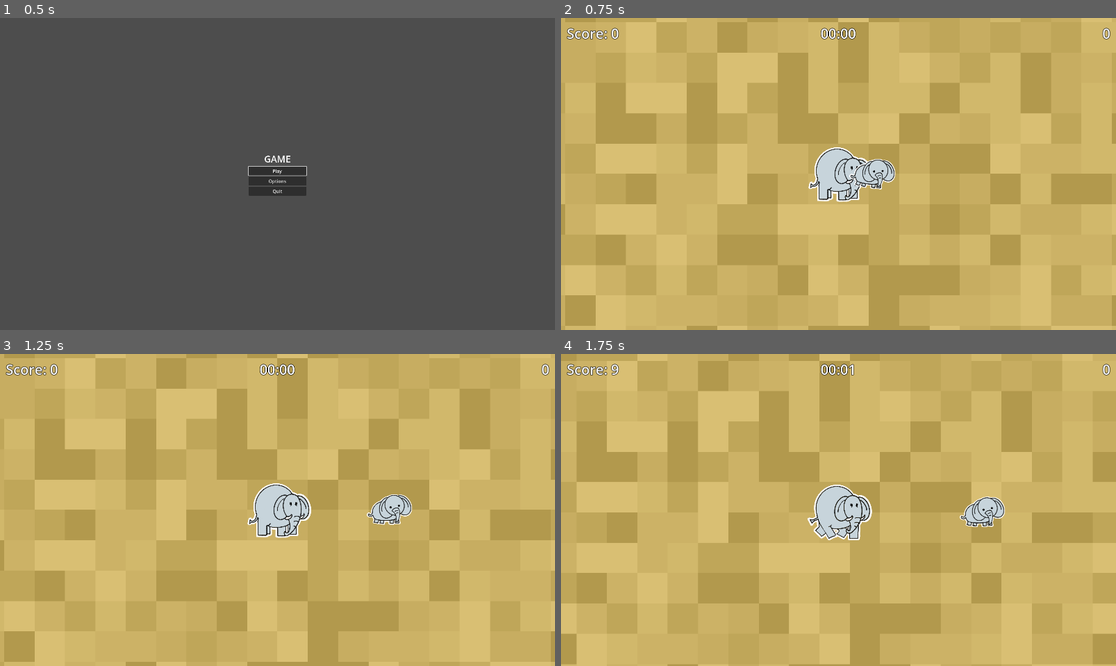
Above: before the commit, frames 1-4 (two rows, left to right).
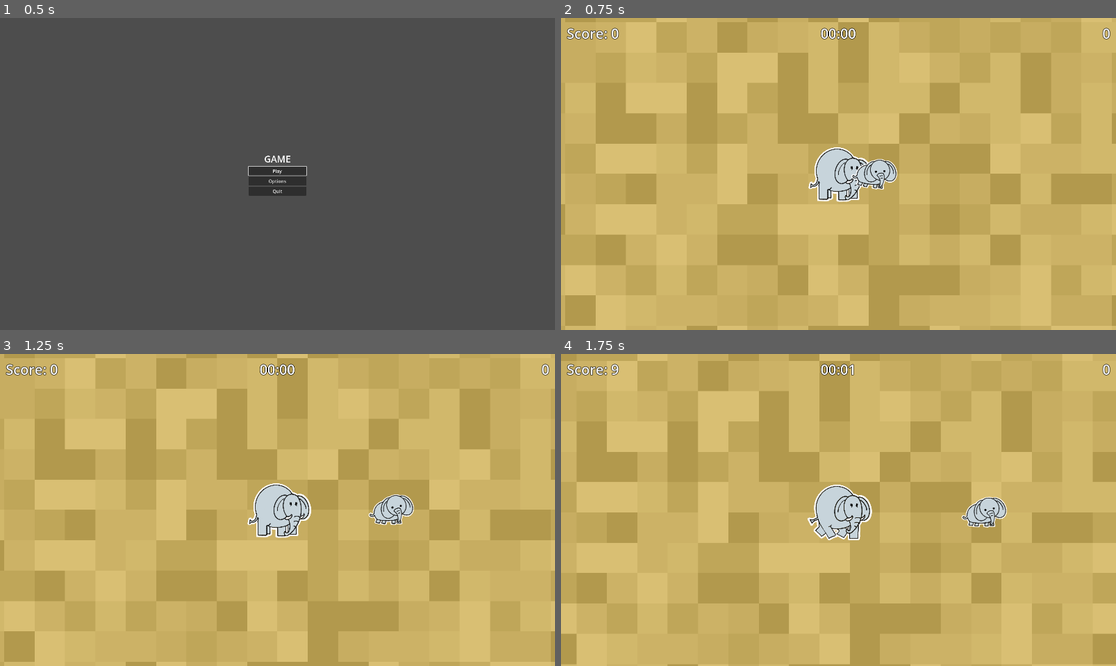
Above: after the commit, the same moments.

Repository: kevinpliang/micro-jam-47
Game: Godot game, scene res://game/Main.tscn
Two runs of this game, one before a commit and one after it. Both use one fixed random seed, a clock stepped at 60 frames per second and the inputs below.
Inputs (mouse positions are in pixels of both pictures, inside the frame that each line leads up to):
- Up to frame 1 (0.5 s): no input
- Up to frame 2 (0.75 s): click "Play" at 0.5 s
- Up to frame 3 (1.25 s): no input
- Up to frame 4 (1.75 s): move the mouse to (960, 494) at 1.27 s; hold D (right) from 1.28 s (still down); click (960, 494) at 1.42 s

Frame 1 is identical in both runs. In frame 2, 0.3% of the frame differs, in the area x 51-61%, y 45-56%; in frame 3, 0.3%; in frame 4, 0.4%, in the area x 71-81%, y 45-56%.

Commit message:
updated collision shapes

Diff:
--- a/characters/BabyElephant.tscn
+++ b/characters/BabyElephant.tscn
@@ -38,14 +38,14 @@
 size = Vector2(69, 55.5)
 
 [sub_resource type="RectangleShape2D" id="RectangleShape2D_p6w5p"]
-size = Vector2(75, 60)
+size = Vector2(170, 122.5)
 
 [node name="BabyElephant" type="CharacterBody2D" groups=["baby_elephant", "friendly"]]
 collision_mask = 0
 script = ExtResource("1_baby")
 
 [node name="Body" type="AnimatedSprite2D" parent="."]
-position = Vector2(-10, -31)
+position = Vector2(-1, -30.000002)
 scale = Vector2(0.668, 0.668)
 sprite_frames = SubResource("SpriteFrames_atetw")
 animation = &"idle"
@@ -56,4 +56,5 @@
 [node name="Area2D" type="Area2D" parent="."]
 
 [node name="CollisionShape2D" type="CollisionShape2D" parent="Area2D"]
+position = Vector2(8, 1.25)
 shape = SubResource("RectangleShape2D_p6w5p")
--- a/characters/FollowerElephant.tscn
+++ b/characters/FollowerElephant.tscn
@@ -44,6 +44,9 @@
 [sub_resource type="RectangleShape2D" id="RectangleShape2D_follower"]
 size = Vector2(105, 82.5)
 
+[sub_resource type="CircleShape2D" id="CircleShape2D_cia76"]
+radius = 136.00368
+
 [node name="FollowerElephant" type="CharacterBody2D" groups=["friendly"]]
 collision_mask = 0
 script = ExtResource("1_follower")
@@ -60,4 +63,4 @@
 [node name="Area2D" type="Area2D" parent="."]
 
 [node name="CollisionShape2D" type="CollisionShape2D" parent="Area2D"]
-shape = SubResource("RectangleShape2D_follower")
+shape = SubResource("CircleShape2D_cia76")
--- a/characters/Lion.tscn
+++ b/characters/Lion.tscn
@@ -17,8 +17,8 @@
 [sub_resource type="RectangleShape2D" id="RectangleShape2D_lion"]
 size = Vector2(68, 48)
 
-[sub_resource type="RectangleShape2D" id="RectangleShape2D_7lyq2"]
-size = Vector2(70, 50)
+[sub_resource type="CircleShape2D" id="CircleShape2D_fvjyx"]
+radius = 120.01666
 
 [node name="Lion" type="CharacterBody2D" groups=["lion"]]
 script = ExtResource("1_lion")
@@ -35,4 +35,4 @@
 [node name="Area2D" type="Area2D" parent="."]
 
 [node name="CollisionShape2D" type="CollisionShape2D" parent="Area2D"]
-shape = SubResource("RectangleShape2D_7lyq2")
+shape = SubResource("CircleShape2D_fvjyx")
--- a/characters/PlayerElephant.tscn
+++ b/characters/PlayerElephant.tscn
@@ -44,8 +44,8 @@
 [sub_resource type="RectangleShape2D" id="RectangleShape2D_player"]
 size = Vector2(117, 87)
 
-[sub_resource type="RectangleShape2D" id="RectangleShape2D_0scie"]
-size = Vector2(120, 90)
+[sub_resource type="CircleShape2D" id="CircleShape2D_joyqf"]
+radius = 140.0
 
 [node name="PlayerElephant" type="CharacterBody2D" groups=["friendly"]]
 collision_mask = 0
@@ -63,7 +63,8 @@
 [node name="Area2D" type="Area2D" parent="."]
 
 [node name="CollisionShape2D" type="CollisionShape2D" parent="Area2D"]
-shape = SubResource("RectangleShape2D_0scie")
+position = Vector2(-4, 17)
+shape = SubResource("CircleShape2D_joyqf")
 
 [node name="Camera2D" type="Camera2D" parent="."]
 zoom = Vector2(0.7, 0.7)
Not shown: 1 places in characters/FollowerElephant.tscn that only renumber resources
